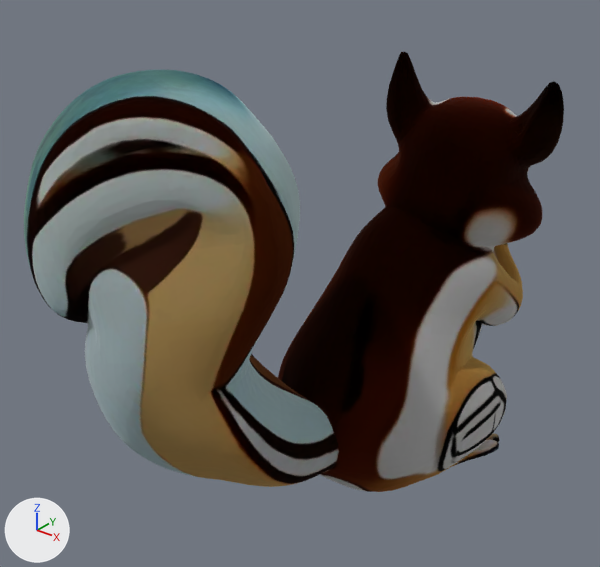
What one commit did to the glTF model saga-web/shared/assets/creatures3d/squirrel.glb.
Rendered twice from a 50 mm lens placed at (0.248, -0.326, 0.328), pointed at (-0.013, 0.0, 0.126). Arrows for +X, +Y and +Z are at lower left; the lights stay in place. The first picture is the older version. Both versions are drawn at frame 19 of the action 'Special'; the numbers are the values there. Vertices at exactly the same position are counted once.

Objects in the first picture: 'geometry_0'.
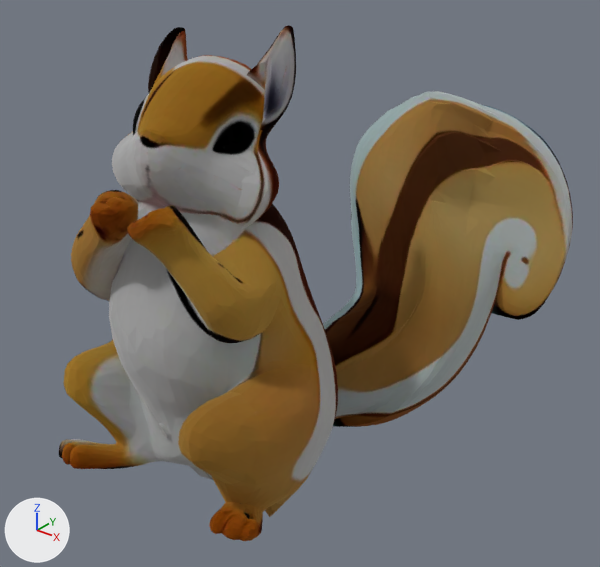
Changed parts and their boxes [x1, y1, x2, y2] in the pictures (600 x 567 px):
'geometry_0', reshaped, moved, rescaled (17% taller)
    before: [24, 52, 564, 492]
    after: [59, 25, 573, 541]

What the commit changed:
me_geometry_0 is used by ob_geometry_0; parent ob_motionroot; location (0.0, 0.0, 0.125); scale (0.137, 0.137, 0.137).
me_geometry_0 had 6288 vertices, 12576 faces and spanned x -0.65..0.65, y -1.0..1.0, z -0.92..0.92.
me_geometry_0 now has 6288 vertices, 12576 faces and spans x -0.09..0.09, y -0.13..0.17, z 0.01..0.27.
me_geometry_0 part 1: 6288 of 6288 vertices moved; they spanned x -0.65..0.65, y -1.0..1.0, z -0.92..0.92 and now span x -0.09..0.09, y -0.13..0.17, z 0.01..0.27; mean shift (0.07, 0.1, 0.16).
In object 'geometry_0' (ob_geometry_0), parent is no longer ob_motionroot.
Object 'geometry_0' (ob_geometry_0) is rescaled from (0.137, 0.137, 0.137) to (1.0, 1.0, 1.0).
Object 'geometry_0' (ob_geometry_0) moves from (0.0, 0.0, 0.125) to (0.0, 0.0, 0.0).
